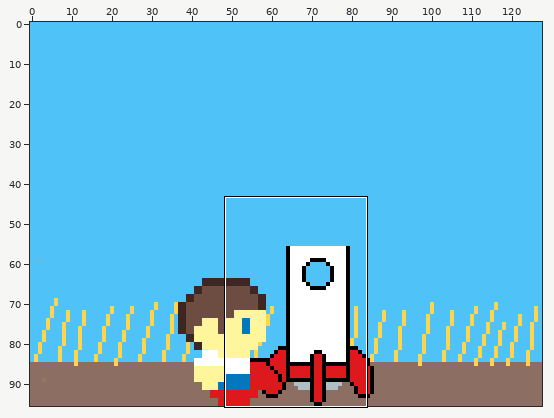
Pixel-art file, stored at Blastoff.aseprite. Above, an overview of the earlier version with the close-up marked.
Close-up. Old version:
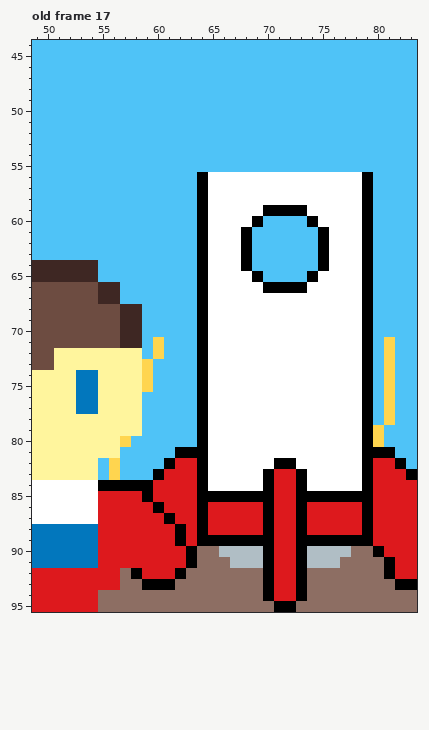
128x96 pixels, 51 frames. Colours within 5 levels of each other are drawn and written as one. Shown: old frame 17: x 49..83, y 44..95. The commit also changed other frames or places, which this record leaves out.
New version:
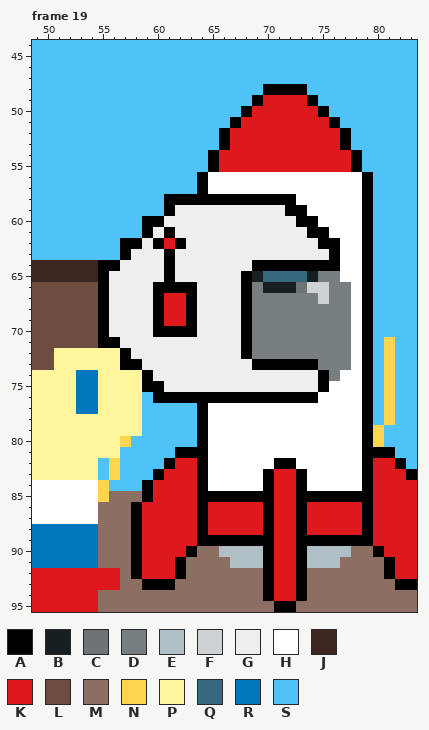
Palette (. is transparent): A #000000  B #181f23  C #707375  D #777e82  E #b0bec5  F #cfd2d4  G #eeeeee  H #ffffff  J #3e2723  K #dd191d  L #6d4c41  M #8d6e63  N #ffd54f  P #fff59d  Q #36687f  R #0277bd  S #4fc3f7
A new or re-ordered frame is compared with the old frame closest to it.
From old to new:
frames 51 -> 47
Changed rows in their new state; - is an unchanged pixel.
Frame 19 is new; against old frame 17, layers "Helmet", "Rocket":
first column x 55:
48 ---------------AAAA-----
49 --------------AKKKKA----
50 -------------AKKKKKKA---
51 ------------AKKKKKKKKA--
52 -----------AKKKKKKKKKKA-
53 -----------AKKKKKKKKKKA-
54 ----------AKKKKKKKKKKKKA
55 ----------AKKKKKKKKKKKKA
58 ------AAA-AAAAAAAA------
59 ------AGGGGGGGGGG-------
60 ----AAGGGGGGGGGGGGA-----
61 ----AGAGGGGGGGGGGGGA----
62 --AAGAKAGGGGGGGGGGGG-A--
63 --AGGGAGGGGGGGGGGGGGGA--
64 AAGGGGAGGGGGGGAAAAAA-A--
65 AGGGGGAGGGGGGABQQQQBDD--
66 AGGGGAAAAGGGGADBBBCFFDD-
67 AGGGGAKKAGGGGADDDDDDFDD-
68 AGGGGAKKAGGGGADDDDDDDDD-
69 AGGGGAKKAGGGGADDDDDDDDD-
70 AGGGGAAAAGGGGADDDDDDDDD-
71 AAGGGGGGGGGGGADDDDDDDDD-
72 --AGGGGGGGGGGADDDDDDDDD-
73 --AAGGGGGGGGGGAAAAAADDD-
74 ----AGGGGGGGGGGGGGGGAD--
75 ----AAGGGGGGGGGGGGGGA---
76 -----AAAA-AAAAAAAAAA----
first column x 55:
84 NSSS-----
85 NMMM-----
86 MMMA-K---
87 MMMA--K--
88 MMMA---K-
89 MMMA---K-
90 MMMA-----
91 MMMA---AM
